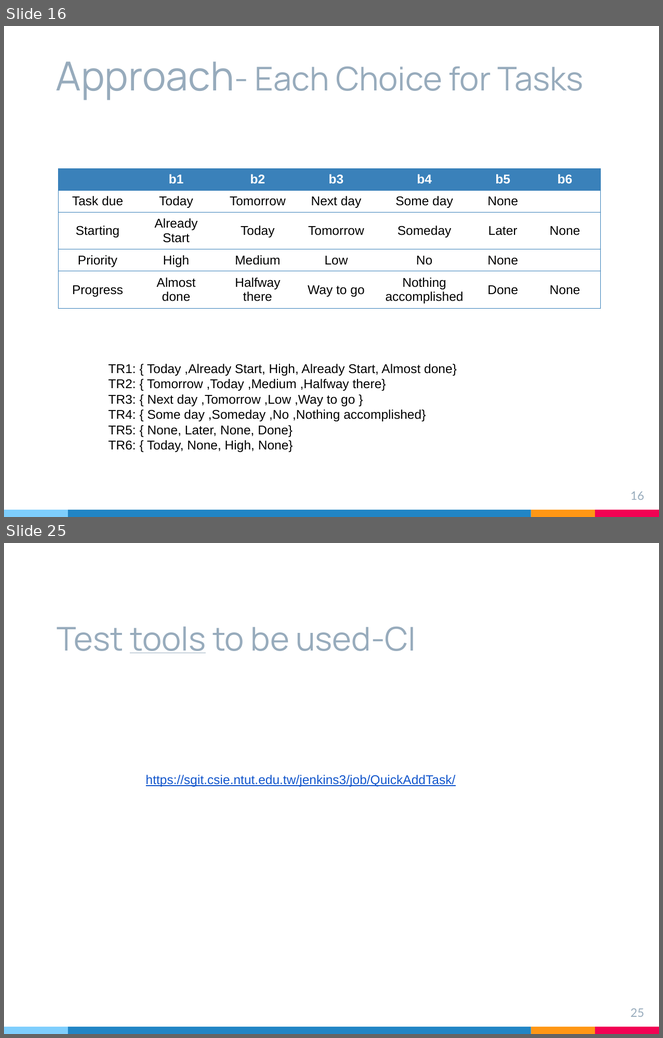
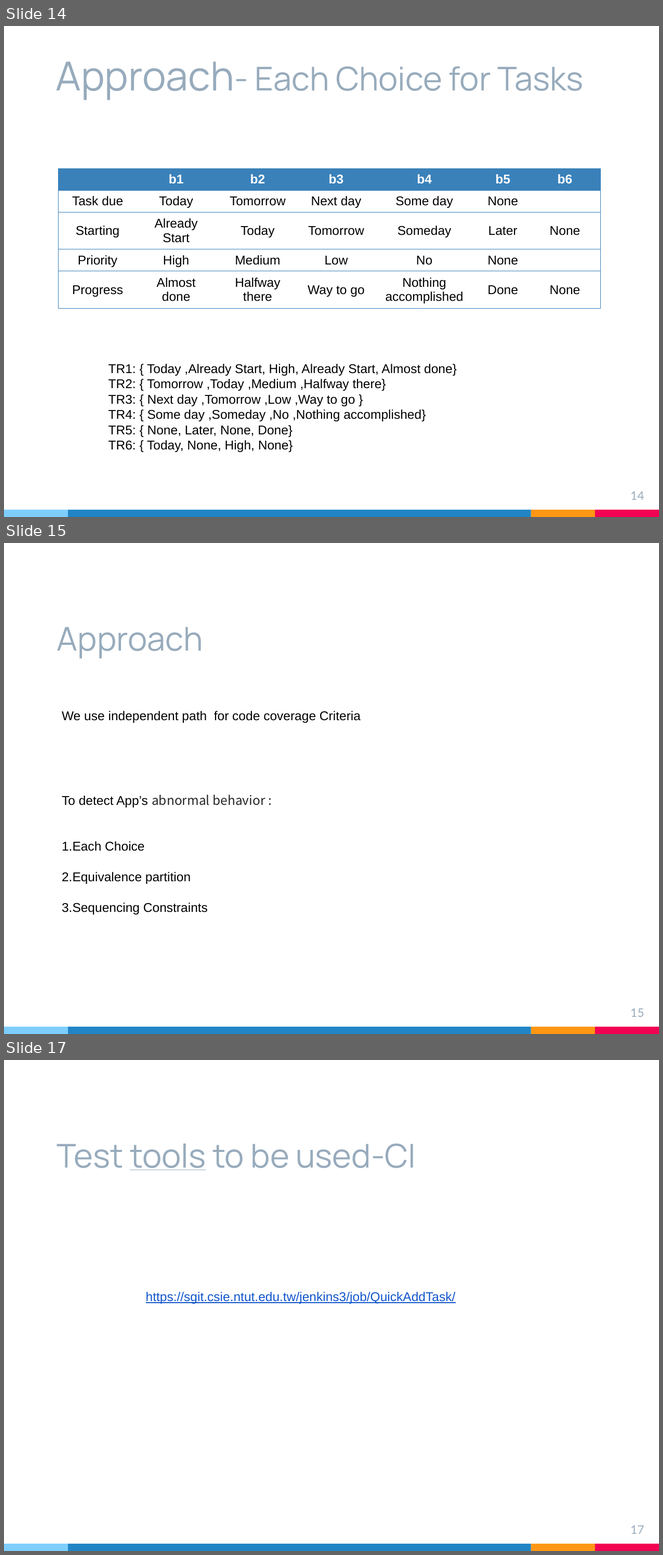
Before and after one commit to likesm0887/STV-Project, a slide deck: Document/軟體測試期末簡報.pptx. Shown one above the other, each under a label of ours: slides 16 and 25 before the commit, slides 14, 15 and 17 after it; the slides between them are not shown. The pictures are 663x1038 and 663x1555 pixels, drawn with LibreOffice and Linux fonts; fonts in the diff are those of the drawing. Boxes give left, top, right and bottom in pixels: in the first picture for what was removed or moved away, otherwise in the second. Text is boxed around its words. In the diff, an @@ line names an element or a change of style, - is before the commit and + after.

```diff
--- a/Document/軟體測試期末簡報.pptx
+++ b/Document/軟體測試期末簡報.pptx
@@ slide 15 added at (x1=4, y1=543, x2=659, y2=1034), background #FFFFFF; not listed: 4 template elements that a slide beside it also shows @@
@@ title added at (x1=57, y1=627, x2=203, y2=658), 36 pt, text #97ABBC @@
+Approach
@@ text added at (x1=62, y1=711, x2=361, y2=723), 14 pt, text #000000 @@
+We use independent path for code coverage Criteria
@@ text added at (x1=62, y1=795, x2=265, y2=915), 14 pt, text #000000 @@
+To detect App’s abnormal behavior :
+          1.Each Choice
+          2.Equivalence partition
+          3.Sequencing Constraints
@@ page number added at (x1=631, y1=1009, x2=644, y2=1017), 13 pt, text #97ABBC @@
+15
@@ what was slide 16 is now slide 14 @@
@@ page number at (x1=631, y1=492, x2=644, y2=500): text changed @@
-16
+14
@@ what was slide 25 is now slide 17 @@
@@ page number at (x1=631, y1=1526, x2=644, y2=1534): text changed @@
-25
+17
```
Also in this commit, not shown: 4 slides changed, 5 other slides added, 14 slides removed, 2 other files.
